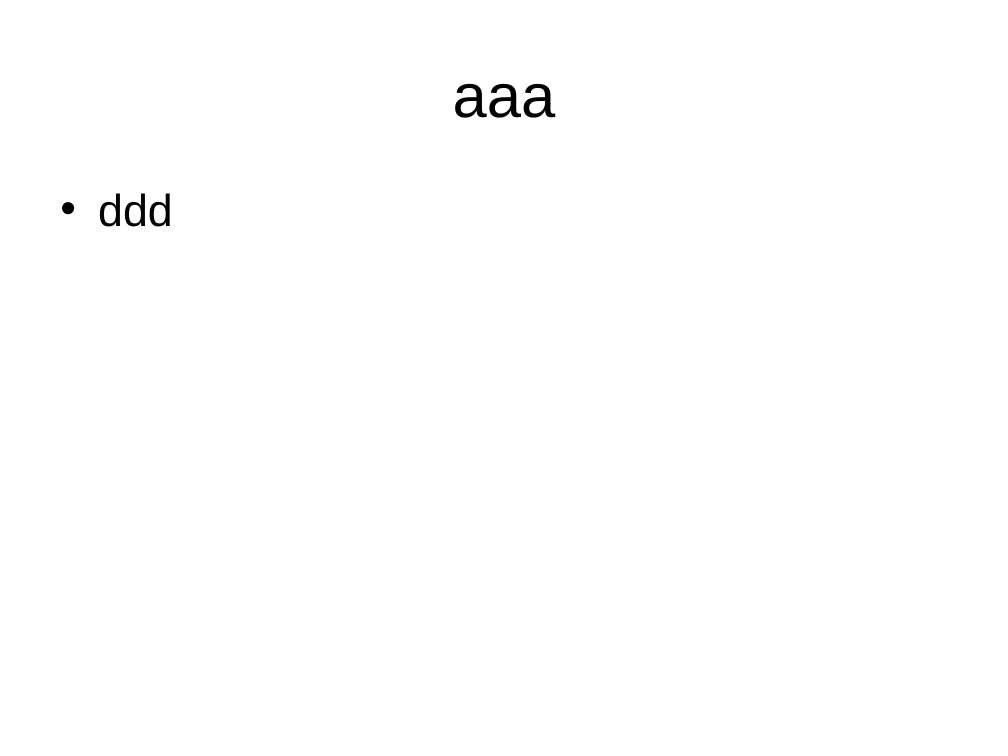
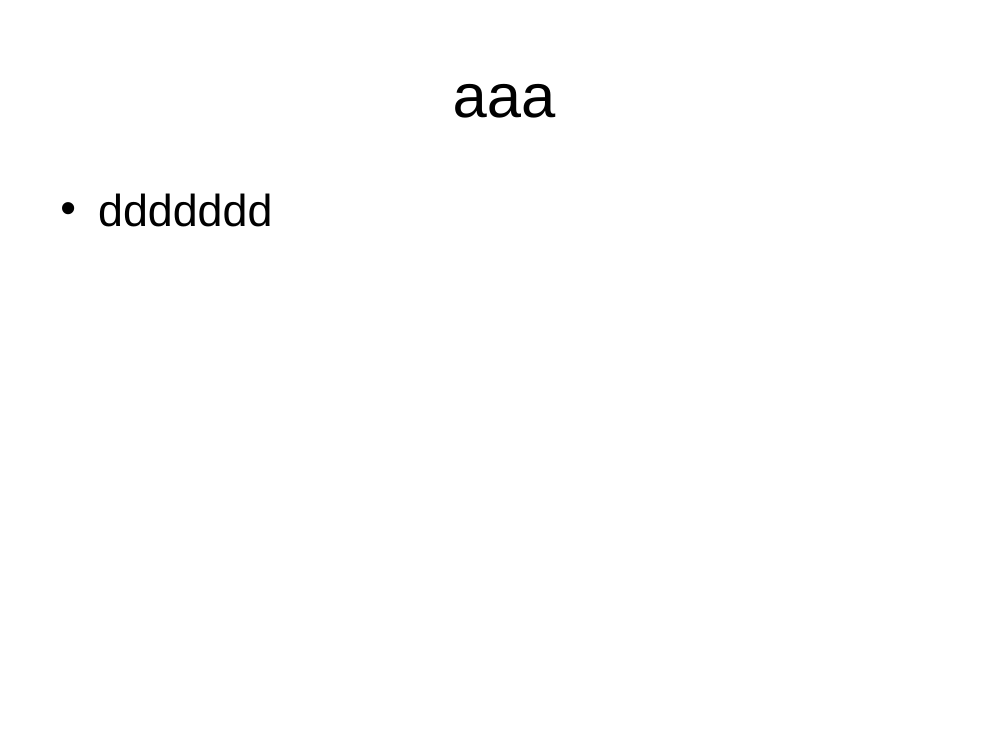
Before and after one commit to MJMarjorie/relax, a slide deck: slide 2 of Skill/技能.ppt. Drawn at 1008x756 pixels with LibreOffice and Linux fonts; fonts in the diff are those of the drawing. Boxes give left, top, right and bottom in pixels: in the first picture for what was removed or moved away, otherwise in the second. Text is boxed around its words. In the diff, an @@ line names an element or a change of style, - is before the commit and + after.

```diff
--- a/Skill/技能.ppt
+++ b/Skill/技能.ppt
@@ text at (x1=98, y1=193, x2=272, y2=227): text changed @@
-• ddd
+• ddddddd
```
Also in this commit, not shown: 2 other files.
